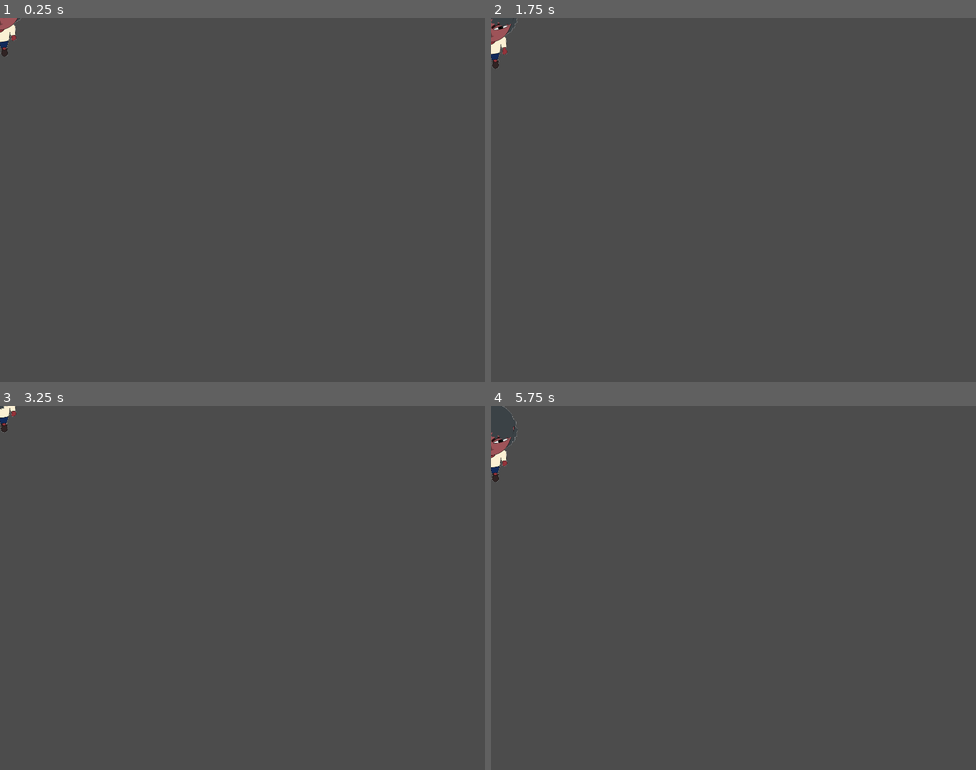
Above: before the commit, frames 1-4 (two rows, left to right).
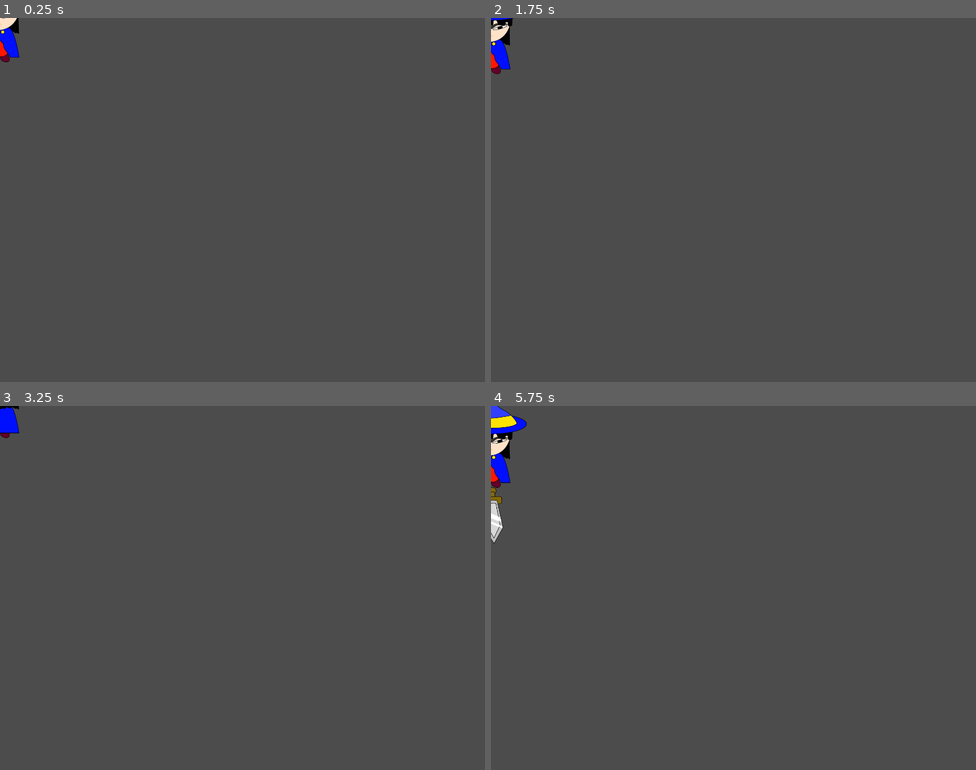
Above: after the commit, the same moments.

Repository: KeichiTS/GameOff2022
Game: Godot game, scene res://Scenes/Player/Player.tscn
Two runs of this game, one before a commit and one after it. Both use one fixed random seed, a clock stepped at 60 frames per second and the inputs below. This scene is started directly instead of the project's main scene. The engine's default icon, where the game draws it, is replaced by a stand-in: a white triangle on a blue panel in a dark square.
Inputs:
- Up to frame 1 (0.25 s): no input
- Up to frame 2 (1.75 s): tap Enter (ui_accept) at 0.5, 0.6, 0.77, 1.07, 1.35, 1.52 s; hold Right (right) 0.53-1.28 s; hold Down (down) from 1.28 s (still down)
- Up to frame 3 (3.25 s): tap Enter (ui_accept) at 1.82, 2.1, 2.85, 3.02 s; release Down (down) at 2.03 s; hold Right (right) 2.03-2.78 s; hold Up (up) from 2.78 s (still down)
- Up to frame 4 (5.75 s): tap Enter (ui_accept) at 3.32, 3.6, 3.77, 4.07, 4.35, 4.52, 4.82, 5.1 s; release Up (up) at 3.53 s; hold Left (left) 3.53-5.03 s; hold Down (down) from 5.03 s (still down)

The runs differ from the first frame. In frame 1, 0.4% of the frame differs, in the area x 0-5%, y 0-13%; in frame 2, 0.5%; in frame 3, 0.3%; in frame 4, 1.2%, in the area x 0-8%, y 0-38%.

Commit message:
attacks and battleground

Diff:
--- /dev/null
+++ b/Resources/Mage.tres
@@ -0,0 +1,12 @@
+[gd_resource type="Resource" load_steps=4 format=2]
+
+[ext_resource path="res://Resources/CharInfo.gd" type="Script" id=1]
+[ext_resource path="res://Sprites/mage_back.png" type="Texture" id=2]
+[ext_resource path="res://Sprites/mage_front.png" type="Texture" id=3]
+
+[resource]
+script = ExtResource( 1 )
+name = "Mage"
+front_sprite = ExtResource( 3 )
+back_sprite = ExtResource( 2 )
+lore = ""
--- /dev/null
+++ b/Resources/Warrior.tres
@@ -0,0 +1,12 @@
+[gd_resource type="Resource" load_steps=4 format=2]
+
+[ext_resource path="res://Resources/CharInfo.gd" type="Script" id=1]
+[ext_resource path="res://Sprites/warrior_front.png" type="Texture" id=2]
+[ext_resource path="res://Sprites/warrior_back.png" type="Texture" id=3]
+
+[resource]
+script = ExtResource( 1 )
+name = "Warrior"
+front_sprite = ExtResource( 2 )
+back_sprite = ExtResource( 3 )
+lore = ""
--- /dev/null
+++ b/Scenes/Attack/Spell.tscn
@@ -0,0 +1,20 @@
+[gd_scene load_steps=4 format=2]
+
+[ext_resource path="res://Sprites/magic.png" type="Texture" id=1]
+[ext_resource path="res://Scripts/Attack/Spell.gd" type="Script" id=2]
+
+[sub_resource type="CircleShape2D" id=1]
+radius = 17.1172
+
+[node name="Spell" type="Area2D" groups=["attack"]]
+scale = Vector2( 0.2, 0.2 )
+collision_layer = 0
+collision_mask = 4
+script = ExtResource( 2 )
+
+[node name="Sprite" type="Sprite" parent="."]
+scale = Vector2( 0.5, 0.5 )
+texture = ExtResource( 1 )
+
+[node name="CollisionShape2D" type="CollisionShape2D" parent="."]
+shape = SubResource( 1 )
--- /dev/null
+++ b/Scenes/Attack/SpellCaster.tscn
@@ -0,0 +1,13 @@
+[gd_scene load_steps=2 format=2]
+
+[ext_resource path="res://Scripts/Attack/SpellCaster.gd" type="Script" id=1]
+
+[node name="SpellCaster" type="Node2D"]
+script = ExtResource( 1 )
+
+[node name="CastTime" type="Timer" parent="."]
+
+[node name="ChargeTime" type="Timer" parent="."]
+
+[connection signal="timeout" from="CastTime" to="." method="_on_CastTime_timeout"]
+[connection signal="timeout" from="ChargeTime" to="." method="_on_ChargeTime_timeout"]
--- /dev/null
+++ b/Scenes/Attack/SwordAttack.tscn
@@ -0,0 +1,110 @@
+[gd_scene load_steps=6 format=2]
+
+[ext_resource path="res://Sprites/sword.png" type="Texture" id=1]
+[ext_resource path="res://Scripts/Attack/SwordAttack.gd" type="Script" id=2]
+
+[sub_resource type="Animation" id=1]
+resource_name = "LVL1"
+length = 1.2
+loop = true
+tracks/0/type = "value"
+tracks/0/path = NodePath("Sprite:position")
+tracks/0/interp = 2
+tracks/0/loop_wrap = true
+tracks/0/imported = false
+tracks/0/enabled = true
+tracks/0/keys = {
+"times": PoolRealArray( 0.1, 0.6, 1.1 ),
+"transitions": PoolRealArray( 1, 1, 1 ),
+"update": 0,
+"values": [ Vector2( -99, 40 ), Vector2( 0, 119 ), Vector2( 119, 40 ) ]
+}
+tracks/1/type = "value"
+tracks/1/path = NodePath("Sprite:rotation_degrees")
+tracks/1/interp = 1
+tracks/1/loop_wrap = true
+tracks/1/imported = false
+tracks/1/enabled = true
+tracks/1/keys = {
+"times": PoolRealArray( 0.1, 0.6, 1.1 ),
+"transitions": PoolRealArray( 1, 1, 1 ),
+"update": 0,
+"values": [ 45.0, 0.0, -45.0 ]
+}
+tracks/2/type = "value"
+tracks/2/path = NodePath("Sprite:visible")
+tracks/2/interp = 1
+tracks/2/loop_wrap = true
+tracks/2/imported = false
+tracks/2/enabled = true
+tracks/2/keys = {
+"times": PoolRealArray( 0, 0.1, 1.1, 1.2 ),
+"transitions": PoolRealArray( 1, 1, 1, 1 ),
+"update": 1,
+"values": [ false, true, true, false ]
+}
+
+[sub_resource type="Animation" id=2]
+length = 0.001
+tracks/0/type = "value"
+tracks/0/path = NodePath("Sprite:position")
+tracks/0/interp = 1
+tracks/0/loop_wrap = true
+tracks/0/imported = false
+tracks/0/enabled = true
+tracks/0/keys = {
+"times": PoolRealArray( 0 ),
+"transitions": PoolRealArray( 1 ),
+"update": 0,
+"values": [ Vector2( -119, 0 ) ]
+}
+tracks/1/type = "value"
+tracks/1/path = NodePath("Sprite:rotation_degrees")
+tracks/1/interp = 1
+tracks/1/loop_wrap = true
+tracks/1/imported = false
+tracks/1/enabled = true
+tracks/1/keys = {
+"times": PoolRealArray( 0 ),
+"transitions": PoolRealArray( 1 ),
+"update": 0,
+"values": [ 90.0 ]
+}
+tracks/2/type = "value"
+tracks/2/path = NodePath("Sprite:visible")
+tracks/2/interp = 1
+tracks/2/loop_wrap = true
+tracks/2/imported = false
+tracks/2/enabled = true
+tracks/2/keys = {
+"times": PoolRealArray( 0 ),
+"transitions": PoolRealArray( 1 ),
+"update": 0,
+"values": [ false ]
+}
+
+[sub_resource type="RectangleShape2D" id=3]
+extents = Vector2( 38, 108 )
+
+[node name="SwordAttack" type="Area2D" groups=["attack"]]
+collision_layer = 0
+collision_mask = 4
+script = ExtResource( 2 )
+
+[node name="Sprite" type="Sprite" parent="."]
+visible = false
+position = Vector2( -119, 0 )
+rotation = 1.5708
+scale = Vector2( 0.5, 0.5 )
+texture = ExtResource( 1 )
+
+[node name="AnimationPlayer" type="AnimationPlayer" parent="."]
+autoplay = "LVL1"
+anims/LVL1 = SubResource( 1 )
+anims/RESET = SubResource( 2 )
+
+[node name="CollisionShape2D" type="CollisionShape2D" parent="."]
+modulate = Color( 0, 1, 0.184314, 1 )
+position = Vector2( 0, 119 )
+scale = Vector2( 0.5, 0.5 )
+shape = SubResource( 3 )
--- /dev/null
+++ b/Scenes/Battle/BattleGround.tscn
@@ -0,0 +1,12 @@
+[gd_scene load_steps=3 format=2]
+
+[ext_resource path="res://Scenes/Player/Player.tscn" type="PackedScene" id=1]
+[ext_resource path="res://Scenes/Battle/Enemy.tscn" type="PackedScene" id=2]
+
+[node name="BattleGround" type="Node2D"]
+
+[node name="Player" parent="." instance=ExtResource( 1 )]
+position = Vector2( 166, 163 )
+
+[node name="Enemy" parent="." instance=ExtResource( 2 )]
+position = Vector2( 432, 293 )
--- /dev/null
+++ b/Scenes/Battle/Enemy.tscn
@@ -0,0 +1,40 @@
+[gd_scene load_steps=6 format=2]
+
+[ext_resource path="res://Scenes/boxes/HurtBox.tscn" type="PackedScene" id=1]
+[ext_resource path="res://icon.png" type="Texture" id=2]
+[ext_resource path="res://Scripts/Battle/Enemy.gd" type="Script" id=3]
+
+[sub_resource type="RectangleShape2D" id=1]
+extents = Vector2( 43, 43 )
+
+[sub_resource type="CapsuleShape2D" id=2]
+radius = 22.0
+
+[node name="Enemy" type="KinematicBody2D"]
+collision_layer = 5
+collision_mask = 5
+script = ExtResource( 3 )
+
+[node name="Sprite" type="Sprite" parent="."]
+texture = ExtResource( 2 )
+
+[node name="HurtBox" parent="." instance=ExtResource( 1 )]
+collision_layer = 4
+collision_mask = 0
+
+[node name="CollisionShape2D" parent="HurtBox" index="0"]
+shape = SubResource( 1 )
+
+[node name="CollisionShape2D" type="CollisionShape2D" parent="."]
+shape = SubResource( 2 )
+
+[node name="Label" type="Label" parent="."]
+margin_left = -36.0
+margin_top = -67.0
+margin_right = 39.0
+margin_bottom = -53.0
+text = "hp : []"
+
+[connection signal="hurt" from="HurtBox" to="." method="_on_HurtBox_hurt"]
+
+[editable path="HurtBox"]
--- a/Scenes/Player/Player.tscn
+++ b/Scenes/Player/Player.tscn
@@ -1,10 +1,21 @@
-[gd_scene load_steps=4 format=2]
+[gd_scene load_steps=8 format=2]
 
-[ext_resource path="res://icon.png" type="Texture" id=1]
+[ext_resource path="res://Sprites/warrior_front.png" type="Texture" id=1]
 [ext_resource path="res://Scripts/Player/Player.gd" type="Script" id=2]
-[ext_resource path="res://Resources/test_char.tres" type="Resource" id=3]
+[ext_resource path="res://Resources/Mage.tres" type="Resource" id=3]
+[ext_resource path="res://Scenes/Attack/SwordAttack.tscn" type="PackedScene" id=4]
+[ext_resource path="res://Scenes/Attack/SpellCaster.tscn" type="PackedScene" id=5]
 
-[node name="Player" type="KinematicBody2D"]
+[sub_resource type="CapsuleShape2D" id=1]
+radius = 36.0
+height = 42.0
+
+[sub_resource type="CircleShape2D" id=2]
+radius = 342.428
+
+[node name="Player" type="KinematicBody2D" groups=["player"]]
+collision_layer = 3
+collision_mask = 3
 script = ExtResource( 2 )
 char_info = ExtResource( 3 )
 
@@ -17,4 +28,22 @@
 wait_time = 0.2
 one_shot = true
 
+[node name="SwordAttack" parent="." instance=ExtResource( 4 )]
+
+[node name="CollisionShape2D" type="CollisionShape2D" parent="."]
+position = Vector2( 0, 7 )
+shape = SubResource( 1 )
+
+[node name="EnemyDetection" type="Area2D" parent="."]
+collision_layer = 4
+collision_mask = 4
+monitorable = false
+
+[node name="EnemyDetection" type="CollisionShape2D" parent="EnemyDetection"]
+shape = SubResource( 2 )
+
+[node name="SpellCaster" parent="." instance=ExtResource( 5 )]
+
 [connection signal="timeout" from="AnimateSpriteTimer" to="." method="_on_AnimateSpriteTimer_timeout"]
+[connection signal="body_entered" from="EnemyDetection" to="." method="_on_EnemyDetection_body_entered"]
+[connection signal="body_exited" from="EnemyDetection" to="." method="_on_EnemyDetection_body_exited"]
--- /dev/null
+++ b/Scenes/boxes/HurtBox.tscn
@@ -0,0 +1,14 @@
+[gd_scene load_steps=2 format=2]
+
+[ext_resource path="res://Scripts/boxes/HurtBox.gd" type="Script" id=1]
+
+[node name="HurtBox" type="Area2D"]
+script = ExtResource( 1 )
+
+[node name="CollisionShape2D" type="CollisionShape2D" parent="."]
+
+[node name="DisableTimer" type="Timer" parent="."]
+one_shot = true
+
+[connection signal="area_entered" from="." to="." method="_on_HurtBox_area_entered"]
+[connection signal="timeout" from="DisableTimer" to="." method="_on_DisableTimer_timeout"]
--- /dev/null
+++ b/Scripts/Attack/Spell.gd
@@ -0,0 +1,31 @@
+extends Area2D
+
+
+onready var player = get_parent()
+onready var collision = $CollisionShape2D
+onready var sprite = $Sprite
+
+var damage = 10
+var knockback_amount = 0
+var angle = Vector2.ZERO
+var target = null
+var attack_size = 1
+var speed = 300
+var hp = 1
+
+
+func _ready():
+
+	var tween = create_tween()
+	tween.tween_property(self,"scale",Vector2(1,1)*attack_size, 1).set_trans(Tween.TRANS_QUINT).set_ease(Tween.EASE_OUT)
+	tween.play()
+
+
+func _physics_process(delta):
+	angle = global_position.direction_to(target.global_position)
+	position += angle*speed*delta
+
+func enemy_hit(charge = 1):
+	hp-=charge
+	if hp < 0:
+		queue_free()
--- /dev/null
+++ b/Scripts/Attack/SpellCaster.gd
@@ -0,0 +1,36 @@
+extends Node2D
+
+onready var player = get_parent()
+var spell = preload("res://Scenes/Attack/Spell.tscn")
+
+var spell_level = 1
+var spell_ammo = 0
+var spell_baseamo = 1
+var spell_casttime = 1.5
+
+
+func _ready():
+	cast()
+
+func cast():
+	$CastTime.wait_time = spell_casttime
+	$CastTime.start()
+	$ChargeTime.start()
+
+func _physics_process(delta):
+	position = player.position
+
+
+func _on_CastTime_timeout():
+	if spell_ammo > 0 and player.get_enemy() != null:
+		var spellcast = spell.instance()
+		spellcast.position = position
+		spellcast.target = player.get_enemy()
+		spellcast.player = player
+		add_child(spellcast)
+		spellcast.set_as_toplevel(true)
+		spell_ammo-=1
+
+func _on_ChargeTime_timeout():
+	if spell_ammo < spell_baseamo:
+		spell_ammo+=1
--- /dev/null
+++ b/Scripts/Attack/SwordAttack.gd
@@ -0,0 +1,25 @@
+extends Area2D
+
+
+onready var player = get_parent()
+onready var collision = $CollisionShape2D
+onready var sprite = $Sprite
+
+var damage = 10
+var knockback_amount = 100
+var angle = Vector2.ZERO
+
+
+func _physics_process(_delta):
+	collision.position = sprite.position
+	collision.rotation_degrees = sprite.rotation_degrees
+
+	match player.last_movement:
+		Vector2.UP:
+			rotation_degrees = 180
+		Vector2.DOWN:
+			rotation_degrees = 0
+		Vector2.LEFT:
+			rotation_degrees = 90
+		Vector2.RIGHT:
+			rotation_degrees = 270
--- /dev/null
+++ b/Scripts/Battle/Enemy.gd
@@ -0,0 +1,39 @@
+extends KinematicBody2D
+
+export var hp = 1000
+
+export var knockback_Recovery = 3.5
+
+export var experience = 1
+
+onready var player = null
+
+var velocity = Vector2.ZERO
+
+var knockBack = Vector2.ZERO
+
+func _ready():
+	$Label.text = str(hp)
+	player = get_parent().find_node("Player",true)
+	print(player)
+
+func _process(delta):
+	$Label.text = str(hp)
+
+func _physics_process(delta):
+	knockBack = knockBack.move_toward(Vector2.ZERO, knockback_Recovery)
+
+	var direction = global_position.direction_to(player.global_position)
+	velocity = direction*10
+	velocity += knockBack
+
+
+
+
+	move_and_slide(velocity)
+
+
+
+func _on_HurtBox_hurt(damage, angle, knockback):
+	hp -= damage
+	knockBack = -global_position.direction_to(player.global_position)*knockback
--- a/Scripts/Player/Player.gd
+++ b/Scripts/Player/Player.gd
@@ -6,10 +6,15 @@
 export (Resource) var char_info = null
 
 export (float) var movement_speed = 100.0
+
+var last_movement = Vector2.UP
 var level = 0
 
 onready var sprite = $Sprite
 onready var animate_sprite = $AnimateSpriteTimer
+
+var enemy_near = []
+
 
 func _ready():
 	front_sprite = char_info.front_sprite
@@ -29,14 +34,12 @@
 		sprite.texture = back_sprite
 
 	if movement != Vector2.ZERO:
+		last_movement = movement
 		if animate_sprite.is_stopped():
 			if sprite.frame >= sprite.hframes - 1:
 				sprite.frame = 0
 			else:
 				sprite.frame+= 1
-			level+=1
-			char_info.level+=1
-			print(char_info.level)
 			animate_sprite.start()
 
 
@@ -54,3 +57,31 @@
 func _process(delta):
 	if Input.is_action_just_pressed("ui_accept"):
 		get_tree().change_scene("res://Scenes/Player/test.tscn")
+
+
+func _on_EnemyDetection_body_entered(body):
+	if !enemy_near.has(body):
+		enemy_near.append(body)
+
+
+func _on_EnemyDetection_body_exited(body):
+	if enemy_near.has(body):
+		enemy_near.erase(body)
+
+func get_target():
+	if enemy_near.size()>0:
+		return enemy_near[0].global_position
+	else:
+		return Vector2.UP
+
+func get_enemy():
+	if enemy_near.size()>0:
+		return enemy_near[0]
+	else:
+		return null
+
+func get_random_target():
+	if enemy_near.size()>0:
+		return enemy_near.pick_random().global_position
+	else:
+		return Vector2.UP
--- /dev/null
+++ b/Scripts/boxes/HurtBox.gd
@@ -0,0 +1,37 @@
+extends Area2D
+
+onready var collision = $CollisionShape2D
+onready var disable_timer = $DisableTimer
+
+export var disable_timer_amount = 0.2
+
+signal hurt(damage, angle, knockback)
+
+func _ready():
+	disable_timer.wait_time = disable_timer_amount
+
+func _on_HurtBox_area_entered(area):
+	if area.is_in_group("attack"):
+		if area.get("damage") != null:
+
+			var damage = area.damage
+			var angle = Vector2.ZERO
+			var knockback = 1
+
+			if area.get("angle") != null:
+				angle = area.angle
+			if area.get("knockback_amount") != null:
+				knockback = area.knockback_amount
+
+			emit_signal("hurt",damage, angle, knockback)
+			print(damage)
+			collision.call_deferred('set','disabled',true)
+			disable_timer.start()
+			print(damage)
+			if area.has_method("enemy_hit"):
+				area.enemy_hit(1)
+
+
+
+func _on_DisableTimer_timeout():
+	collision.call_deferred('set','disabled',false)
--- a/project.godot
+++ b/project.godot
@@ -61,6 +61,13 @@
  ]
 }
 
+[layer_names]
+
+2d_physics/layer_1="Floor"
+2d_physics/layer_2="Player"
+2d_physics/layer_3="Enemy"
+2d_physics/layer_4="Loot"
+
 [physics]
 
 common/enable_pause_aware_picking=true
Binary file added: Sprites/area lighting.png
Not shown, added: Sprites/area lighting.png.import
Binary file added: Sprites/area.png
Not shown, added: Sprites/area.png.import
Binary file added: Sprites/blade.png
Not shown, added: Sprites/blade.png.import
Binary file added: Sprites/mage_back.png
Not shown, added: Sprites/mage_back.png.import
Binary file added: Sprites/mage_front.png
Not shown, added: Sprites/mage_front.png.import
Binary file added: Sprites/magic.png
Not shown, added: Sprites/magic.png.import
(and 8 more such lines)
